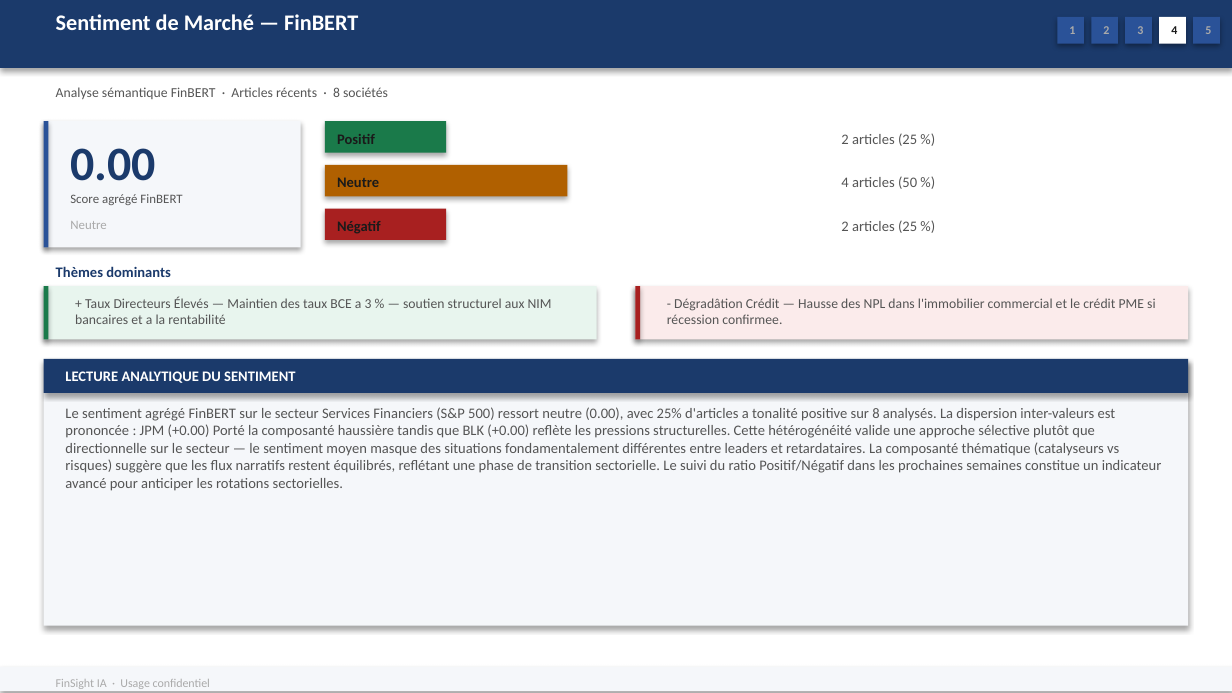
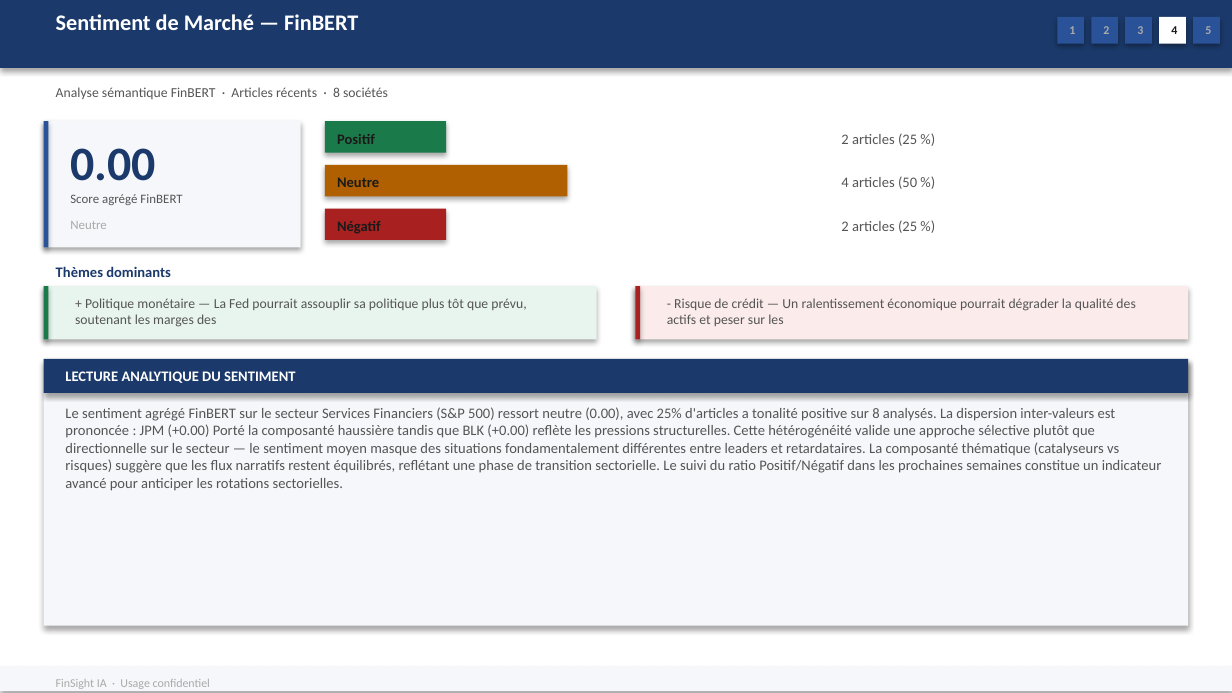
Before and after one commit to baptistejeh07-art/finsight-ia, a slide deck: slide 19 of preview/secteur_Financial_Services_S&P_500/secteur_Financial_Services_S&P_500.pptx. Drawn at 1232x693 pixels with LibreOffice and Linux fonts; fonts in the diff are those of the drawing. Boxes give left, top, right and bottom in pixels: in the first picture for what was removed or moved away, otherwise in the second. Text is boxed around its words. In the diff, an @@ line names an element or a change of style, - is before the commit and + after.

```diff
--- a/preview/secteur_Financial_Services_S&P_500/secteur_Financial_Services_S&P_500.pptx
+++ b/preview/secteur_Financial_Services_S&P_500/secteur_Financial_Services_S&P_500.pptx
@@ text at (75, 298, 526, 327): text changed @@
-+ Taux Directeurs Élevés — Maintien des taux BCE a 3 % — soutien structurel aux NIM bancaires et a la rentabilité
++ Politique monétaire — La Fed pourrait assouplir sa politique plus tôt que prévu, soutenant les marges des
@@ text at (667, 298, 1135, 326): text changed @@
-- Dégradâtion Crédit — Hausse des NPL dans l'immobilier commercial et le crédit PME si récession confirmee.
+- Risque de crédit — Un ralentissement économique pourrait dégrader la qualité des actifs et peser sur les
```
Also in this commit, not shown: 5 other slides changed, 2 other files.
